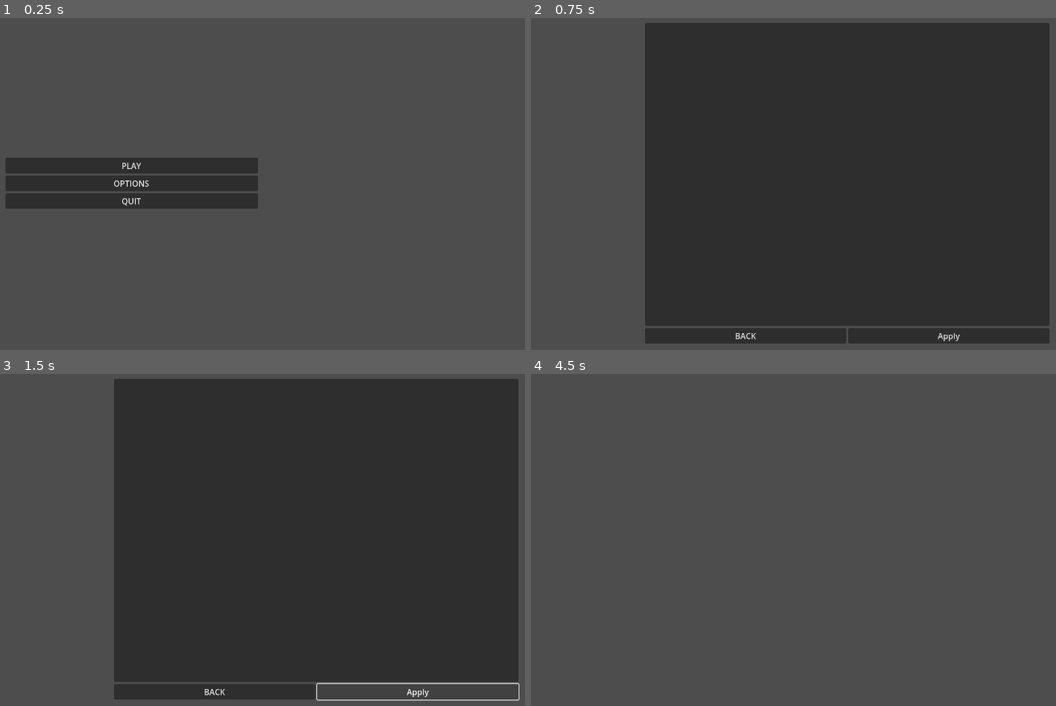
Above: before the commit, frames 1-4 (two rows, left to right).
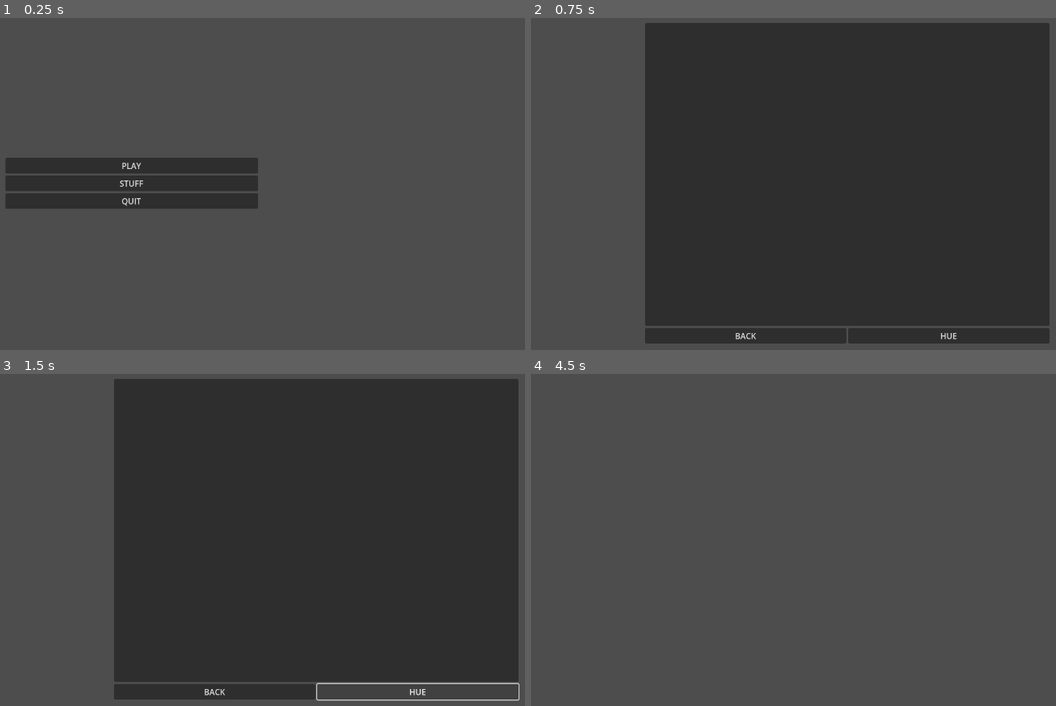
Above: after the commit, the same moments.

Repository: Graunder/ggj24
Game: Godot game, scene res://Assets/Scenes/main.tscn
Same seed, same stepped clock (60 frames per second), same inputs: the game is played once before the commit and once after it.
Inputs:
- Up to frame 1 (0.25 s): no input
- Up to frame 2 (0.75 s): click "OPTIONS" (after the commit: "STUFF") at 0.5 s
- Up to frame 3 (1.5 s): click "Apply" (after the commit: "HUE") at 1.25 s
- Up to frame 4 (4.5 s): click "Apply" (after the commit: "HUE") at 2 s; click "Apply" (after the commit: "HUE") at 2.75 s; click "BACK" at 3.5 s; click "PLAY" at 4.25 s

The runs differ from the first frame. In frame 1, less than 0.1% of the frame differs, in the area x 21-29%, y 48-51%; in frame 2, less than 0.1%; in frame 3, less than 0.1%; in frame 4, nothing differs.
Error before the commit: Attempt to call function 'hide' in base 'null instance' on a null instance. (res://Assets/Scripts/Menu.gd:45)

Commit message:
fixed paths to buttons and added empty 2d dev level for loading/testing

Diff:
--- a/Assets/Scenes/menu.tscn
+++ b/Assets/Scenes/menu.tscn
@@ -40,7 +40,7 @@
 
 [node name="Options" type="Button" parent="MainMenu/CenterContainer/MainContainer"]
 layout_mode = 2
-text = "OPTIONS"
+text = "STUFF"
 
 [node name="Quit" type="Button" parent="MainMenu/CenterContainer/MainContainer"]
 layout_mode = 2
@@ -87,7 +87,7 @@
 [node name="Apply" type="Button" parent="OptionsMenu/CenterContainer/VBoxContainer/HBoxContainer"]
 layout_mode = 2
 size_flags_horizontal = 3
-text = "Apply"
+text = "HUE"
 
 [connection signal="pressed" from="MainMenu/CenterContainer/MainContainer/Play" to="." method="_on_play_pressed"]
 [connection signal="pressed" from="MainMenu/CenterContainer/MainContainer/Resume" to="." method="_on_resume_pressed"]
--- a/Assets/Scripts/Menu.gd
+++ b/Assets/Scripts/Menu.gd
@@ -7,15 +7,15 @@
 @onready var options_menu = $OptionsMenu
 
 #Main menu buttons
-@onready var play = $MainMenu/MainContainer/Play
-@onready var resume = $MainMenu/MainContainer/Resume
-@onready var give_up = $MainMenu/MainContainer/Give_Up
-@onready var options = $MainMenu/MainContainer/Options
-@onready var quit = $MainMenu/MainContainer/Quit
+@onready var play = $MainMenu/CenterContainer/MainContainer/Play
+@onready var resume = $MainMenu/CenterContainer/MainContainer/Resume
+@onready var give_up = $MainMenu/CenterContainer/MainContainer/Give_Up
+@onready var options = $MainMenu/CenterContainer/MainContainer/Options
+@onready var quit = $MainMenu/CenterContainer/MainContainer/Quit
 
 #Options menu buttons
-@onready var back = $OptionsMenu/VBoxContainer/HBoxContainer/Back
-@onready var apply = $OptionsMenu/VBoxContainer/HBoxContainer/Apply
+@onready var back = $OptionsMenu/CenterContainer/VBoxContainer/HBoxContainer/Back
+@onready var apply = $OptionsMenu/CenterContainer/VBoxContainer/HBoxContainer/Apply
 
 func _on_play_pressed():
 	main.load_dev_scene()
